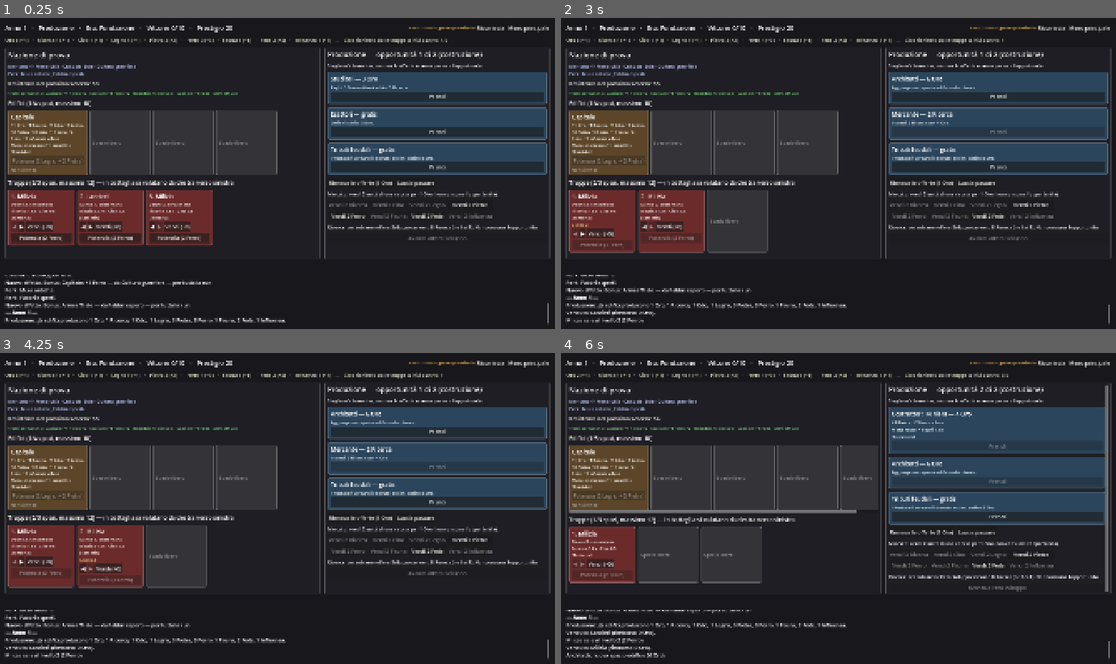
Above: before the commit, frames 1-4 (two rows, left to right).
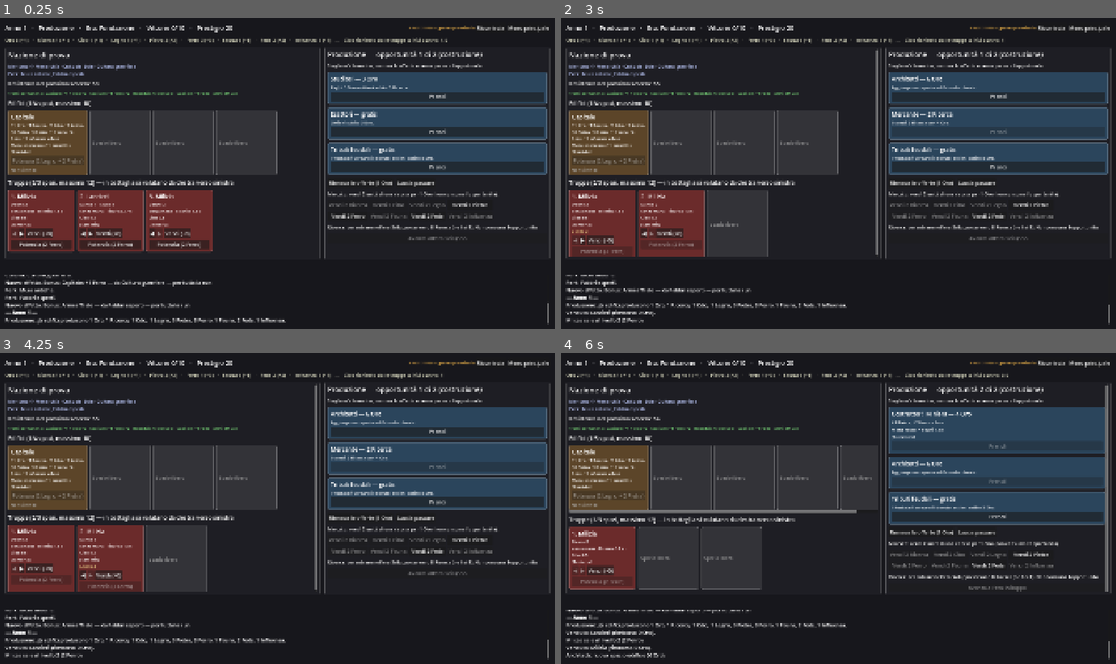
Above: after the commit, the same moments.

Repository: Bazelguese/Ultralopolis
Game: Godot game, scene res://scenes/main.tscn
The game is run twice, just before and just after one commit, with the same random seed, the same clock (stepped at 60 frames per second) and the same inputs. This scene is started directly instead of the project's main scene.
Inputs:
- Up to frame 1 (0.25 s): no input
- Up to frame 2 (3 s): click "Ricomincia" at 0.5 s; click "▶" at 1.25 s; click "Vendi (+0)" at 2 s; click "Potenzia (2 Ferro)" at 2.75 s
- Up to frame 3 (4.25 s): click "▶" at 3.5 s
- Up to frame 4 (6 s): click "◀" at 4.25 s; click "Vendi (+0)" at 5 s; click "Prendi" at 5.75 s

The runs differ from the first frame. In frame 1, 2.3% of the frame differs, in the area x 1-39%, y 59-75%; in frame 2, 1.8%; in frame 3, 1.8%; in frame 4, 1.1%.

Commit message:
Interfaccia degli effetti nuovi e GDD v0.18
In battaglia scudo e Corruzione di ogni nazione, effetti sulle carte, stato rallentato o
sabotato con i secondi rimasti, cronaca di cure, scudi, Corruzione, assedi e sabotaggi; file
che vanno a capo. Carte di plancia e offerte con tutti gli effetti ed edifici neutri; identità
del fantasma prima dello scontro. GDD v0.18 e Catalogo segnano ciò che ora è nel gioco.

Co-Authored-By: Claude Opus 5.5 <noreply@anthropic.com>
Claude-Session: https://claude.ai/code/session_01X2nUZJAwTYNCuuG8byFzbC

Diff:
--- a/scripts/ui/battle_view.gd
+++ b/scripts/ui/battle_view.gd
@@ -31,6 +31,7 @@
 var _troop_panels: Array[Array] = [[], []]
 var _building_bars: Array[Array] = [[], []]
 var _building_panels: Array[Array] = [[], []]
+var _building_states: Array[Array] = [[], []]
 
 
 ## setups: le due nazioni come sono entrate in battaglia (giocatore, avversario).
@@ -140,8 +141,9 @@
 	top.add_child(mana_label)
 	_mana_labels[side] = mana_label
 
-	var buildings_row: HBoxContainer = HBoxContainer.new()
-	buildings_row.add_theme_constant_override("separation", 8)
+	var buildings_row: HFlowContainer = HFlowContainer.new()
+	buildings_row.add_theme_constant_override("h_separation", 8)
+	buildings_row.add_theme_constant_override("v_separation", 6)
 	column.add_child(buildings_row)
 	buildings_row.add_child(UiKit.label("Edifici:", 16))
 	for i: int in range(setup_data.buildings.size()):
@@ -149,18 +151,24 @@
 		var piece: PanelContainer = UiKit.panel(UiKit.COLOR_BUILDING, Vector2(150, 0))
 		var piece_box: VBoxContainer = VBoxContainer.new()
 		piece.add_child(piece_box)
-		piece_box.add_child(UiKit.label("%s\n+%d mana %s" % [def.display_name, def.mana_amount, def.mana_type], 15))
+		var produced: String = "+%d mana %s" % [def.mana_amount, def.mana_type] if def.mana_amount > 0 else "neutro"
+		var extra: String = UiKit.building_effects(def)
+		piece_box.add_child(UiKit.label("%s\n%s%s" % [def.display_name, produced, "\n" + extra if extra != "" else ""], 15))
 		var production: ProgressBar = ProgressBar.new()
 		production.max_value = def.mana_interval_ms
 		production.custom_minimum_size = Vector2(0, 10)
 		production.show_percentage = false
 		piece_box.add_child(production)
+		var building_state: Label = UiKit.label("", 13, UiKit.COLOR_WARNING)
+		piece_box.add_child(building_state)
+		_building_states[side].append(building_state)
 		buildings_row.add_child(piece)
 		_building_bars[side].append(production)
 		_building_panels[side].append(piece)
 
-	var troops_row: HBoxContainer = HBoxContainer.new()
-	troops_row.add_theme_constant_override("separation", 8)
+	var troops_row: HFlowContainer = HFlowContainer.new()
+	troops_row.add_theme_constant_override("h_separation", 8)
+	troops_row.add_theme_constant_override("v_separation", 6)
 	column.add_child(troops_row)
 	troops_row.add_child(UiKit.label("Truppe:", 16))
 	for i: int in range(setup_data.troops.size()):
@@ -169,7 +177,8 @@
 		var piece_box: VBoxContainer = VBoxContainer.new()
 		piece.add_child(piece_box)
 		var cost_text: String = "senza mana" if def.mana_cost == 0 else "%d mana %s" % [def.mana_cost, def.mana_type]
-		piece_box.add_child(UiKit.label("%s\n%d danni, %s" % [def.display_name, def.damage, cost_text], 16))
+		var effects: String = UiKit.troop_effects(def)
+		piece_box.add_child(UiKit.label("%s\n%s\n%s" % [def.display_name, effects if effects != "" else "nessun effetto", cost_text], 15))
 		var cooldown: ProgressBar = ProgressBar.new()
 		cooldown.max_value = def.cooldown_ms
 		cooldown.custom_minimum_size = Vector2(0, 12)
@@ -189,7 +198,8 @@
 	for side: int in range(2):
 		var resistance: int = _sim.get_resistance(side)
 		_resistance_bars[side].value = maxi(resistance, 0)
-		_resistance_labels[side].text = "Resistenza %d / %d" % [resistance, _sim.get_max_resistance(side)]
+		_resistance_labels[side].text = "Resistenza %d / %d · Scudo %d · Corruzione %d" % [
+			resistance, _sim.get_max_resistance(side), _sim.get_shield(side), _sim.get_corruption(side)]
 		var mana_parts: PackedStringArray = PackedStringArray()
 		for color: StringName in BattleSim.MANA_COLORS:
 			mana_parts.append("%s %d" % [color, _sim.get_mana(side, color)])
@@ -197,6 +207,8 @@
 		for i: int in range(_building_bars[side].size()):
 			var bar: ProgressBar = _building_bars[side][i]
 			bar.value = bar.max_value - _sim.get_building_production_left_ms(side, i)
+			var building_state: Label = _building_states[side][i]
+			building_state.text = _timer_status(_sim.get_building_slow_ms(side, i), _sim.get_building_sabotage_ms(side, i))
 		for i: int in range(_troop_bars[side].size()):
 			var bar: ProgressBar = _troop_bars[side][i]
 			var state_label: Label = _troop_states[side][i]
@@ -211,7 +223,15 @@
 				BattleSim.TroopState.IN_RICARICA:
 					bar.value = bar.max_value - left
 					state_label.text = "Ricarica: %s" % UiKit.seconds(left)
-					state_label.remove_theme_color_override("font_color")
+					var slow: String = _timer_status(_sim.get_troop_slow_ms(side, i), 0)
+					if slow != "":
+						state_label.text += " — " + slow
+						state_label.add_theme_color_override("font_color", UiKit.COLOR_WARNING)
+					else:
+						state_label.remove_theme_color_override("font_color")
+				BattleSim.TroopState.SABOTATA:
+					state_label.text = _timer_status(0, _sim.get_troop_sabotage_ms(side, i)) + ": non si attiva"
+					state_label.add_theme_color_override("font_color", UiKit.COLOR_ERROR)
 	var running: bool = _sim.outcome == BattleSim.Outcome.IN_CORSO
 	_pause_button.disabled = not running
 	_speed_button.disabled = not running
@@ -235,6 +255,35 @@
 					_flash(_building_panels[event.side][event.index], Color(1.0, 1.3, 1.6))
 			BattleEvent.Kind.LOGORAMENTO:
 				_log("%s: logoramento, %s perde %d." % [UiKit.seconds(event.time_ms), _side_names[event.side], event.amount], UiKit.COLOR_ERROR)
+			BattleEvent.Kind.SCUDO:
+				_log("%s: %s guadagna %d scudo." % [UiKit.seconds(event.time_ms), _side_names[event.side], event.amount], Color(0.6, 0.8, 1.0))
+			BattleEvent.Kind.CURA:
+				_log("%s: %s recupera %d Resistenza." % [UiKit.seconds(event.time_ms), _side_names[event.side], event.amount], Color(0.55, 0.9, 0.55))
+			BattleEvent.Kind.CORRUZIONE:
+				_log("%s: %s subisce %d Corruzione." % [UiKit.seconds(event.time_ms), _side_names[event.side], event.amount], Color(0.8, 0.55, 1.0))
+			BattleEvent.Kind.ASSEDIO:
+				_log("%s: l'assedio toglie %d scudo a %s." % [UiKit.seconds(event.time_ms), event.amount, _side_names[event.side]], UiKit.COLOR_WARNING)
+			BattleEvent.Kind.RALLENTATO:
+				_log("%s: %s di %s rallentato per %s." % [UiKit.seconds(event.time_ms), _element_name(event.side, event.index), _side_names[event.side], UiKit.seconds(event.amount)], UiKit.COLOR_WARNING)
+			BattleEvent.Kind.SABOTATO:
+				_log("%s: %s di %s sabotato per %s." % [UiKit.seconds(event.time_ms), _element_name(event.side, event.index), _side_names[event.side], UiKit.seconds(event.amount)], UiKit.COLOR_ERROR)
+
+
+## "Rallentato 1.5 s" o "Sabotato 2.0 s" (il blocco prevale, GDD §7.7.3).
+func _timer_status(slow_ms: int, sabotage_ms: int) -> String:
+	if sabotage_ms > 0:
+		return "Sabotato %s" % UiKit.seconds(sabotage_ms)
+	if slow_ms > 0:
+		return "Rallentato %s" % UiKit.seconds(slow_ms)
+	return ""
+
+
+func _element_name(side: int, index: int) -> String:
+	if index >= BattleSim.TROOP_INDEX_OFFSET:
+		return _setups[side].troops[index - BattleSim.TROOP_INDEX_OFFSET].display_name
+	if index >= 0 and index < _setups[side].buildings.size():
+		return _setups[side].buildings[index].display_name
+	return "Un elemento"
 
 
 func _flash(node: Control, color: Color) -> void:
--- a/scripts/ui/main_ui.gd
+++ b/scripts/ui/main_ui.gd
@@ -449,6 +449,8 @@
 		card.add_child(box)
 		box.add_child(UiKit.wrapped(ghost.display_name, 20))
 		box.add_child(UiKit.wrapped("Era: %s · Resistenza %d" % [run.era_name(ghost.era), run.ghost_resistance()], 15))
+		if not ghost.identity.is_empty():
+			box.add_child(UiKit.wrapped("Identità: %s" % UiKit.identity_text(ghost.identity).replace("\n", " — "), 15, Color(0.75, 0.8, 1.0)))
 		box.add_child(UiKit.wrapped("Edifici: %s" % _names_b(ghost.buildings), 15))
 		box.add_child(UiKit.wrapped("Truppe (da sinistra a destra): %s" % _names_t(ghost.troops), 15))
 		for def: ModifierDef in ghost.malus:
--- a/scripts/ui/ui_kit.gd
+++ b/scripts/ui/ui_kit.gd
@@ -81,7 +81,11 @@
 		if amount > 0:
 			parts.append("+%s %s" % [Res.format(type, amount), Res.NAMES[type]])
 	var economy: String = ", ".join(parts) + " a fase" if not parts.is_empty() else "Nessuna risorsa"
-	var text: String = "%s\nMana %s: +%d ogni %s" % [economy, def.mana_type, def.mana_amount, seconds(def.mana_interval_ms)]
+	var battle: String = "Mana %s: +%d" % [def.mana_type, def.mana_amount] if def.mana_amount > 0 else "Neutro (nessun mana)"
+	var effects: String = building_effects(def)
+	if effects != "":
+		battle += " · " + effects
+	var text: String = "%s\n%s ogni %s" % [economy, battle, seconds(def.mana_interval_ms)]
 	if def.extra_building_slots > 0:
 		text += "\n+%d spazio edificio" % def.extra_building_slots
 	if def.extra_troop_slots > 0:
@@ -93,10 +97,44 @@
 
 static func troop_details(def: TroopDef) -> String:
 	var cost: String = "senza mana" if def.mana_cost == 0 else "%d mana %s" % [def.mana_cost, def.mana_type]
-	var text: String = "Danno %d, %s\nRicarica %s · Cibo %s" % [def.damage, cost, seconds(def.cooldown_ms), Res.format(Res.Type.CIBO, def.food_tenths)]
+	var effects: String = troop_effects(def)
+	var text: String = "%s\n%s · Ricarica %s · Cibo %s" % [effects if effects != "" else "Nessun effetto", cost, seconds(def.cooldown_ms), Res.format(Res.Type.CIBO, def.food_tenths)]
 	if not def.tags.is_empty():
 		text += "\n[%s]" % ", ".join(def.tags)
 	return text
+
+
+## Effetti di una truppa a ogni attivazione, es. "Danno 4 · Scudo 2" (GDD §7.6, §7.7).
+static func troop_effects(def: TroopDef) -> String:
+	var parts: PackedStringArray = _effect_parts(def.damage, def.shield, def.heal, def.corruption,
+			def.inefficiency_ms, def.inefficiency_target, def.sabotage_ms, def.sabotage_target)
+	if def.siege_damage > 0:
+		parts.insert(0, "Assedio %d" % def.siege_damage)
+	return " · ".join(parts)
+
+
+## Effetti di un edificio a ogni intervallo, oltre al mana.
+static func building_effects(def: BuildingDef) -> String:
+	return " · ".join(_effect_parts(0, def.shield, def.heal, def.corruption,
+			def.inefficiency_ms, def.inefficiency_target, def.sabotage_ms, def.sabotage_target))
+
+
+static func _effect_parts(damage: int, shield: int, heal: int, corruption: int, slow_ms: int,
+		slow_target: TimerTarget.Kind, sabotage_ms: int, sabotage_target: TimerTarget.Kind) -> PackedStringArray:
+	var parts: PackedStringArray = PackedStringArray()
+	if damage > 0:
+		parts.append("Danno %d" % damage)
+	if shield > 0:
+		parts.append("Scudo %d" % shield)
+	if heal > 0:
+		parts.append("Cura %d" % heal)
+	if corruption > 0:
+		parts.append("Corruzione %d" % corruption)
+	if slow_ms > 0:
+		parts.append("Rallenta %s (%s)" % [seconds(slow_ms), TimerTarget.NAMES[slow_target]])
+	if sabotage_ms > 0:
+		parts.append("Sabota %s (%s)" % [seconds(sabotage_ms), TimerTarget.NAMES[sabotage_target]])
+	return parts
 
 
 ## Riassunto dell'identità: "Popolo · Governo · ..." e i perk su una seconda riga.
Not shown, changed: docs/Catalogo.md
Not shown, changed: docs/Ultralopolis_GDD.md
